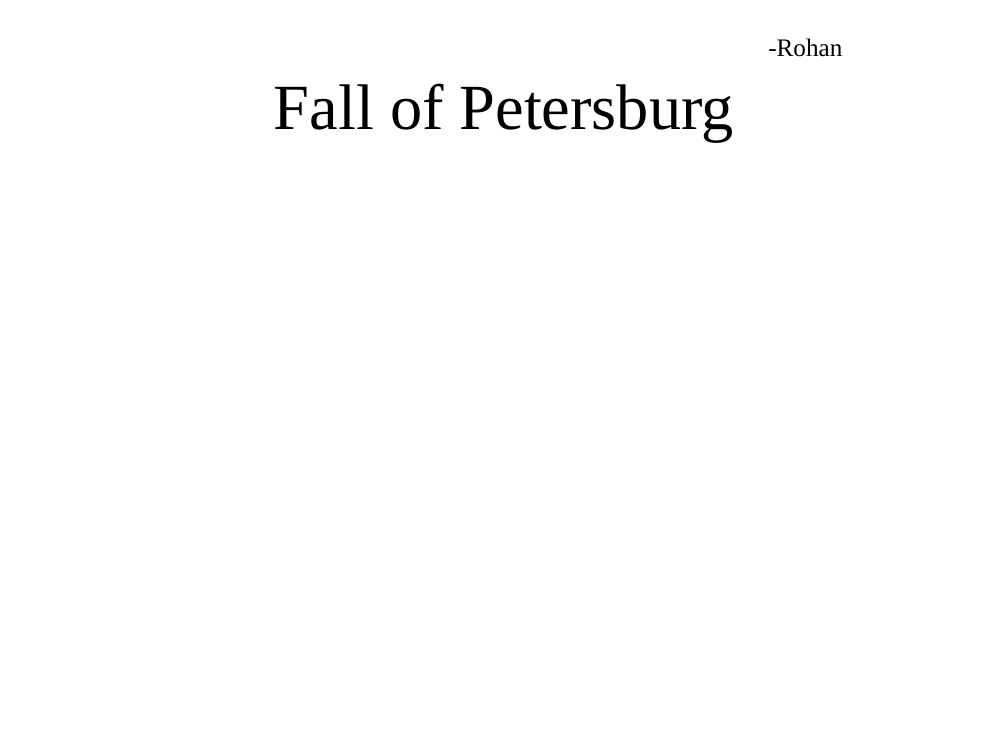
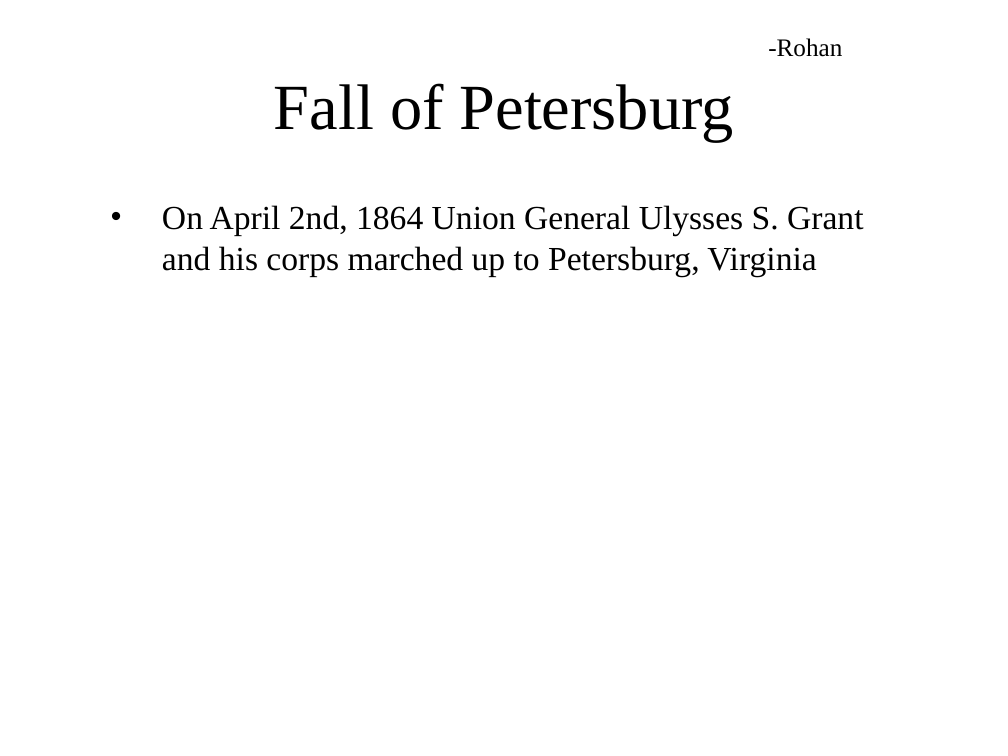
Before and after one commit to ngb3748/SS-Archive-proj, a slide deck: slide 30 of Archive project.pptx (slide 29 before the commit). Drawn at 1008x756 pixels with LibreOffice and Linux fonts; fonts in the diff are those of the drawing; background and template pictures are left out. Boxes give left, top, right and bottom in pixels: in the first picture for what was removed or moved away, otherwise in the second. Text is boxed around its words. In the diff, an @@ line names an element or a change of style, - is before the commit and + after.

```diff
--- a/Archive project.pptx
+++ b/Archive project.pptx
@@ text added at (162, 205, 863, 276), 24 pt, text #000000 @@
+• On April 2nd, 1864 Union General Ulysses S. Grant and his corps marched up to Petersburg, Virginia
```
Also in this commit, not shown: 4 other slides changed, 1 slide added.
